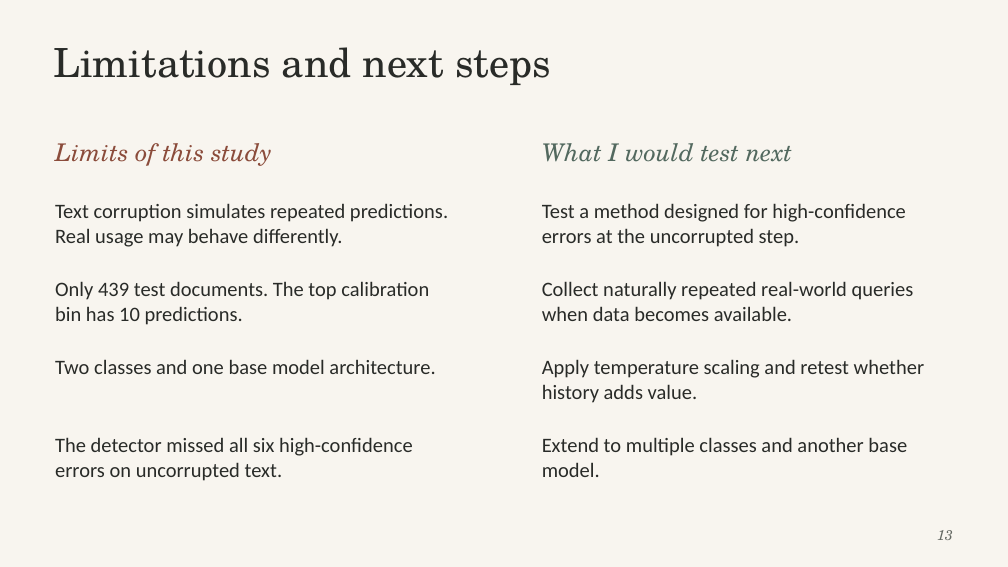
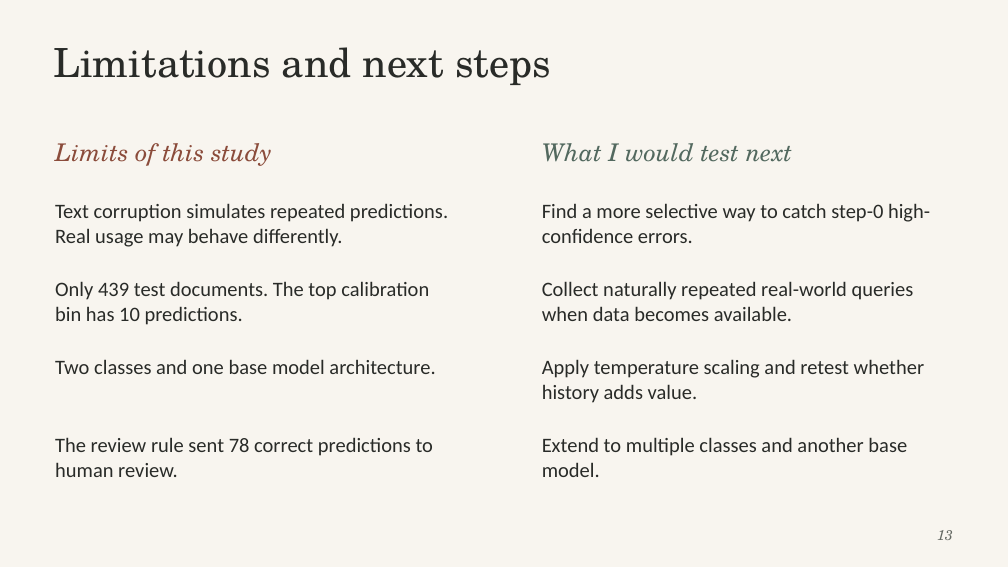
Before and after one commit to ahansardar/ai-confidence-drift, a slide deck: slide 13 of reports/presentation/AI_Confidence_Drift_Presentation.pptx. Drawn at 1008x567 pixels with LibreOffice and Linux fonts; fonts in the diff are those of the drawing. Boxes give left, top, right and bottom in pixels: in the first picture for what was removed or moved away, otherwise in the second. Text is boxed around its words. In the diff, an @@ line names an element or a change of style, - is before the commit and + after.

Commit message:
Route high-confidence errors to conservative review

```diff
--- a/reports/presentation/AI_Confidence_Drift_Presentation.pptx
+++ b/reports/presentation/AI_Confidence_Drift_Presentation.pptx
@@ text at (x1=542, y1=203, x2=930, y2=243): text changed @@
-Test a method designed for high-confidence errors at the uncorrupted step.
+Find a more selective way to catch step-0 high-confidence errors.
@@ text at (x1=55, y1=437, x2=433, y2=477): text changed @@
-The detector missed all six high-confidence errors on uncorrupted text.
+The review rule sent 78 correct predictions to human review.
```
Also in this commit, not shown: 3 other slides changed, 8 other files.
